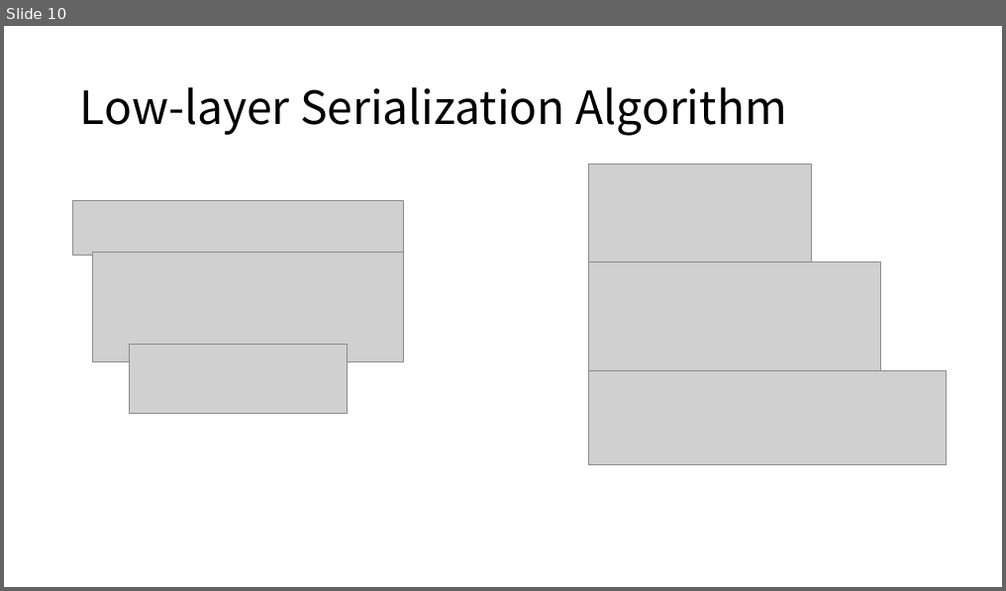
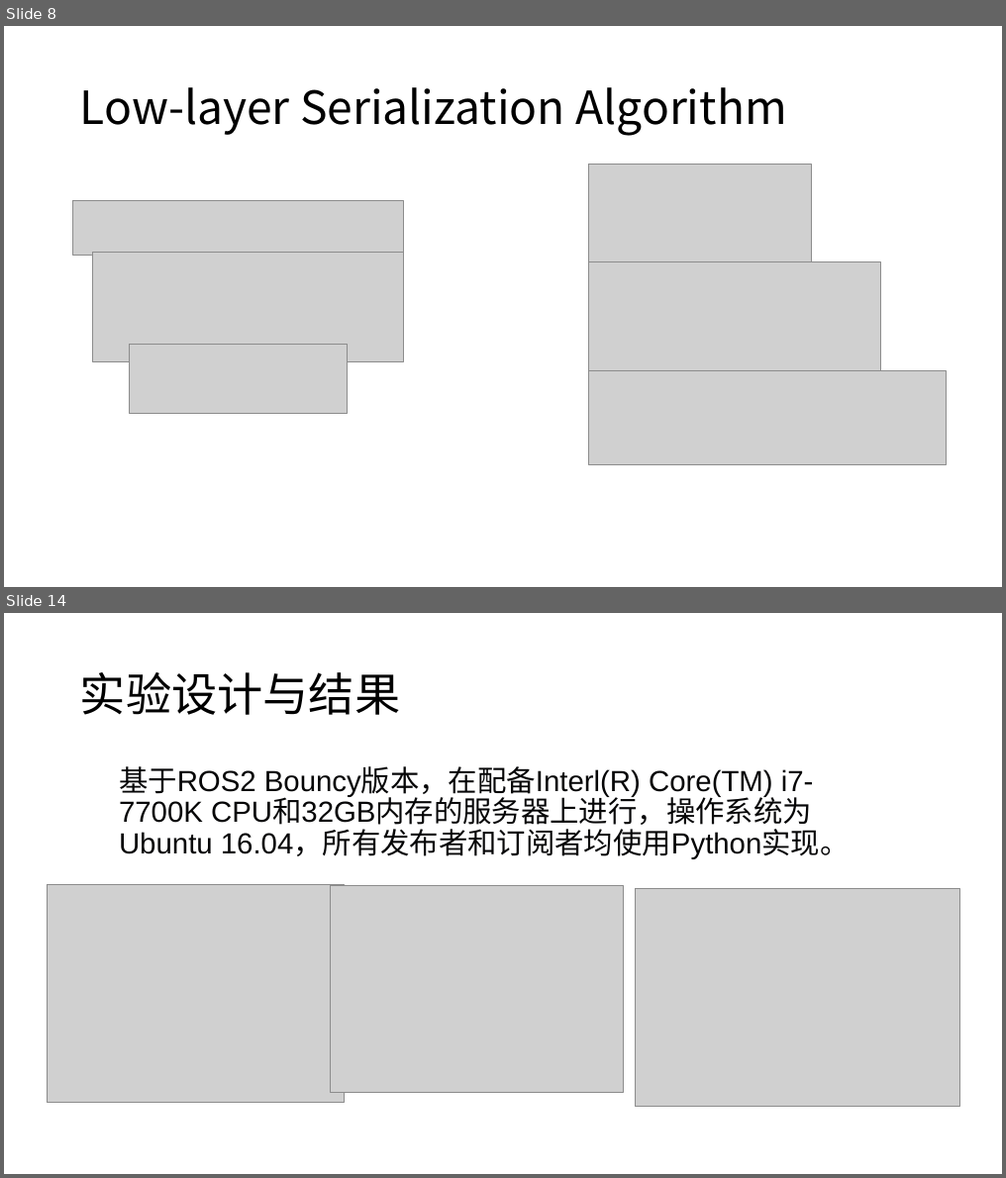
Before and after one commit to ArthurWANGZHE/plct, a slide deck: Task19/ATSA.pptx. Shown one above the other, each under a label of ours: slide 10 before the commit, slides 8 and 14 after it; the slides between them are not shown. The pictures are 1006x591 and 1006x1178 pixels, drawn with LibreOffice and Linux fonts; fonts in the diff are those of the drawing; grey boxes stand for pictures. Boxes give left, top, right and bottom in pixels: in the first picture for what was removed or moved away, otherwise in the second. Text is boxed around its words. In the diff, an @@ line names an element or a change of style, - is before the commit and + after.

```diff
--- a/Task19/ATSA.pptx
+++ b/Task19/ATSA.pptx
@@ slide 14 added at (4, 613, 1002, 1174), background #FFFFFF @@
@@ title added at (80, 672, 400, 715), 44 pt, text #000000 @@
+实验设计与结果
@@ text added at (119, 766, 849, 860), 28 pt, text #060607 @@
+基于ROS2 Bouncy版本，在配备Interl(R) Core(TM) i7-7700K CPU和32GB内存的服务器上进行，操作系统为Ubuntu 16.04，所有发布者和订阅者均使用Python实现。
@@ picture added at (47, 884, 345, 1103) @@
@@ picture added at (331, 886, 623, 1093) @@
@@ picture added at (635, 888, 960, 1106) @@
@@ what was slide 10 is now slide 8 @@
```
Also in this commit, not shown: 7 slides changed, 4 other slides added, 5 slides removed.
